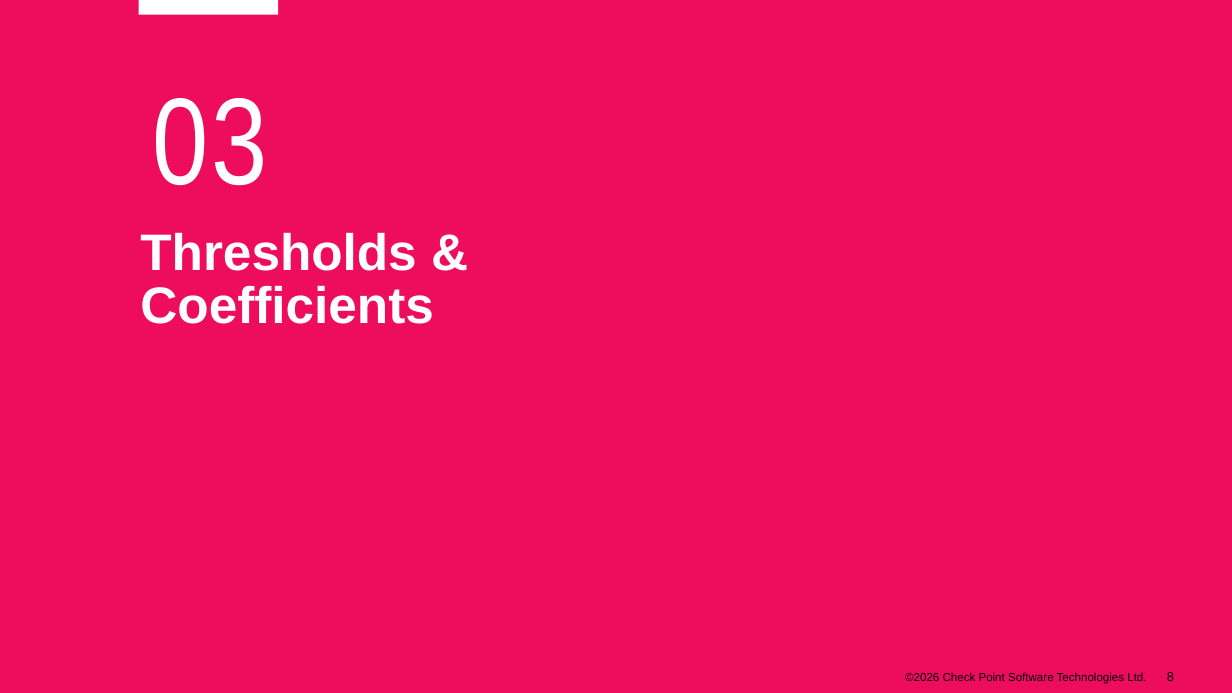
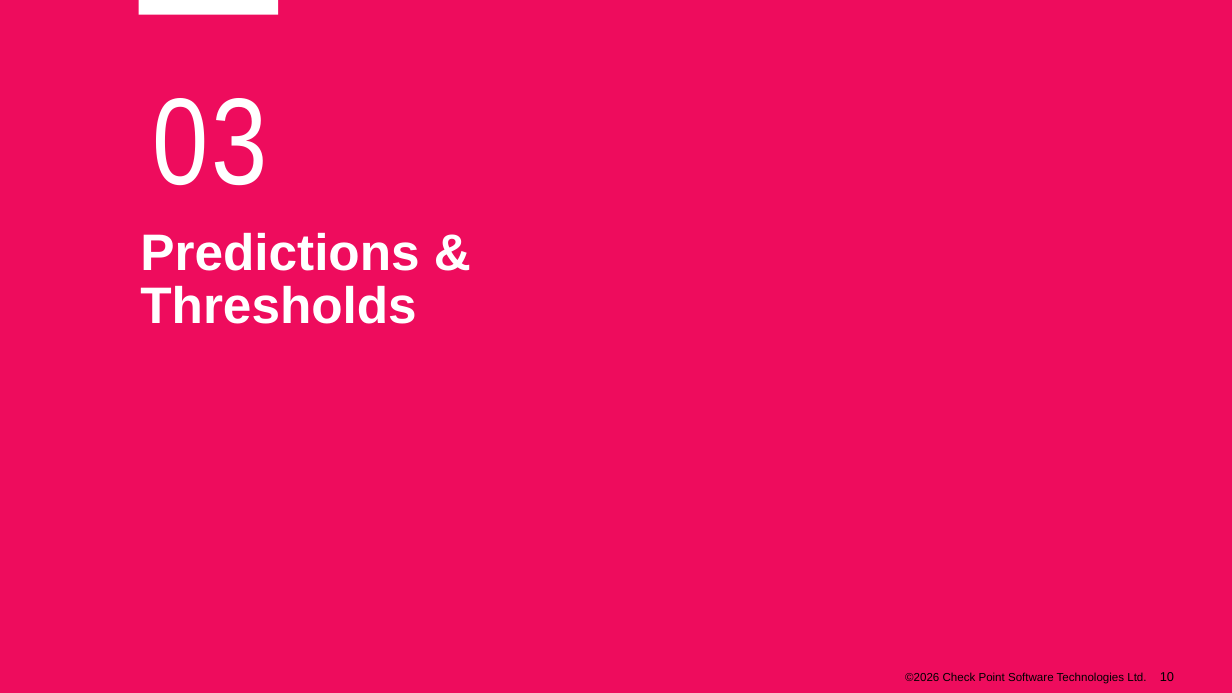
Before and after one commit to alshawwaf/ai-basic-training, a slide deck: slide 10 of stage1_classic_ml/03_logistic_regression/Lecture-3-Logistic-Regression.pptx (slide 8 before the commit). Drawn at 1232x693 pixels with LibreOffice and Linux fonts; fonts in the diff are those of the drawing; background and template pictures are left out. Boxes give left, top, right and bottom in pixels: in the first picture for what was removed or moved away, otherwise in the second. Text is boxed around its words. In the diff, an @@ line names an element or a change of style, - is before the commit and + after.

Commit message:
Rebuild Lecture-3 with charts and visual layouts
5 embedded images: sigmoid curve, phishing URL feature flags, coefficient
bar chart, predict vs predict_proba diagram, threshold tuning chart.
Uses 2-Column, Bullets+Pull Quote, and Title Only layouts.

```diff
--- a/stage1_classic_ml/03_logistic_regression/Lecture-3-Logistic-Regression.pptx
+++ b/stage1_classic_ml/03_logistic_regression/Lecture-3-Logistic-Regression.pptx
@@ text at bbox=[140, 232, 419, 324]: text changed @@
-Thresholds &
-Coefficients
+Predictions &
+Thresholds
@@ page number at bbox=[1160, 672, 1174, 681]: text changed @@
-8
+10
```
Also in this commit, not shown: 4 other slides changed, 6 slides added, 4 slides removed.
